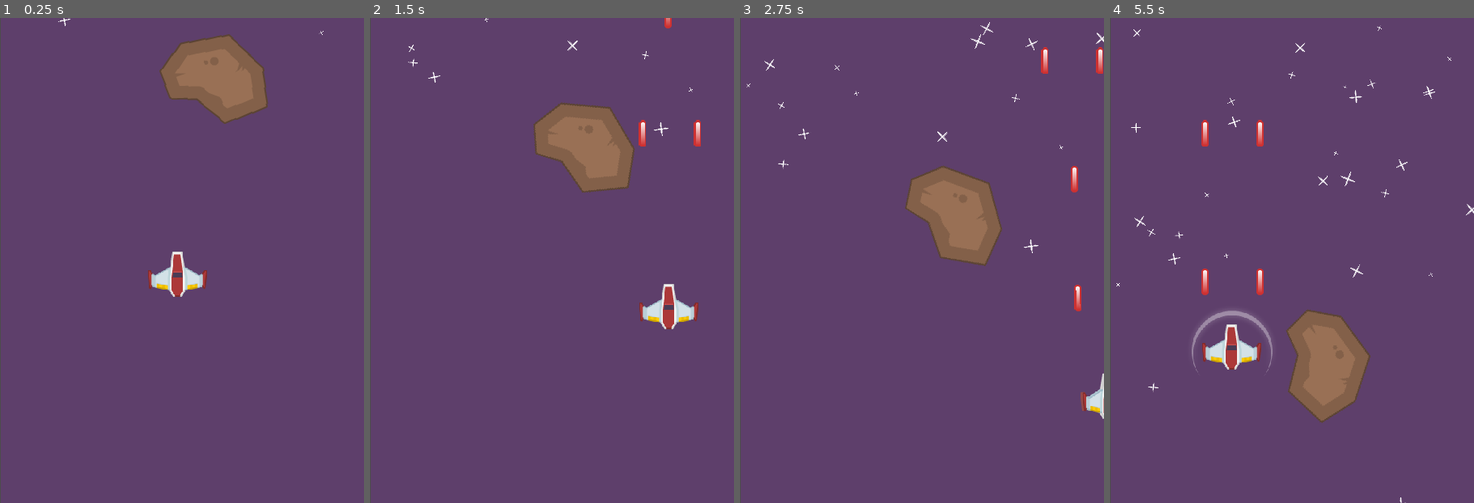
Above: before the commit, frames 1-4 (left to right).
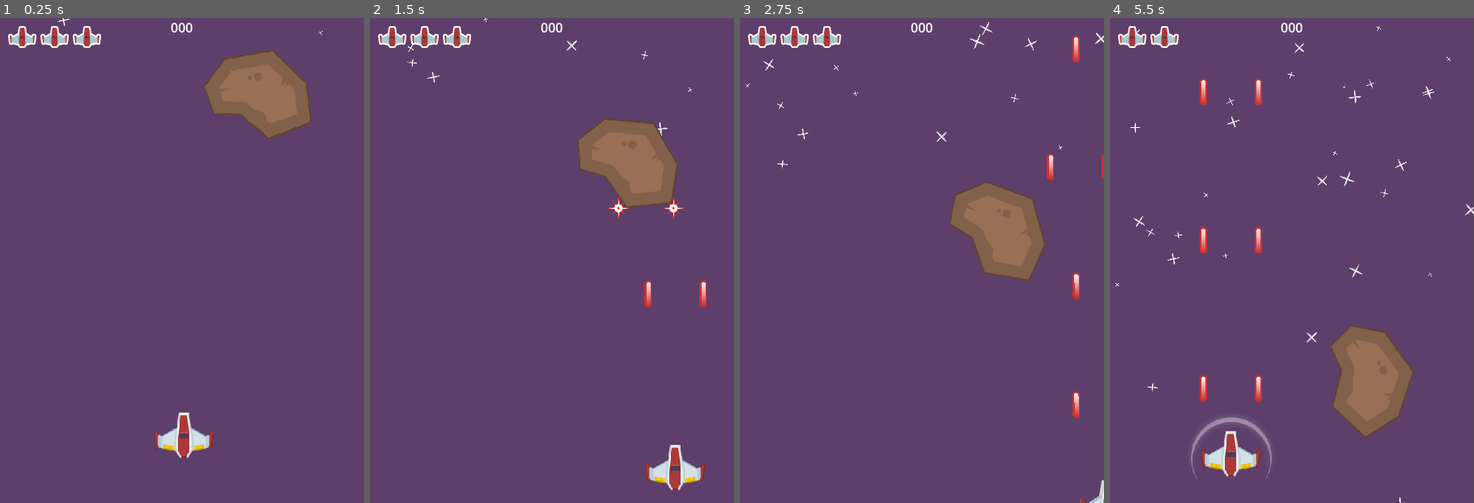
Above: after the commit, the same moments.

Repository: ivaylo-traykov/Yet-Another-Space-Shooter-course-
Game: Godot game, scene res://MainScenes/game.tscn
Two runs of this game, one before a commit and one after it. Both use one fixed random seed, a clock stepped at 60 frames per second and the inputs below.
Inputs:
- Up to frame 1 (0.25 s): no input
- Up to frame 2 (1.5 s): hold D (move_right) 0.53-1.28 s; hold Space (shoot) 0.53-1.28 s; hold S (move_down) from 1.28 s (still down); tap Space (shoot) at 1.35 s
- Up to frame 3 (2.75 s): release S (move_down) at 2.03 s; hold D (move_right) from 2.03 s (still down); hold Space (shoot) from 2.03 s (still down)
- Up to frame 4 (5.5 s): release D (move_right) at 2.78 s; release Space (shoot) at 2.78 s; hold W (move_up) 2.78-3.53 s; tap Space (shoot) at 2.85, 4.35 s; hold Space (shoot) 3.53-4.28 s; hold A (move_left) 3.53-5.03 s; hold S (move_down) from 5.03 s (still down); hold Space (shoot) from 5.03 s (still down)

The runs differ from the first frame. In frame 1, 6.8% of the frame differs, in the area x 0-100%, y 0-100%; in frame 2, 7.7%; in frame 3, 7.2%; in frame 4, 9.9%.

Commit message:
Add meteor destroy effect, HUD, autoload script, misc

Diff:
--- /dev/null
+++ b/Autoloads/Signals.gd
@@ -0,0 +1,3 @@
+extends Node
+
+signal on_player_life_change(life)
--- a/Bullets/Bullet.gd
+++ b/Bullets/Bullet.gd
@@ -1,7 +1,7 @@
 extends Area2D
 
 var speed : float = 800
-var bullet_effect_scene = preload("res://Bullets/bullet_effect.tscn")
+var bullet_effect_scene = preload("res://Bullets/BulletEffect.tscn")
 
 func _physics_process(delta):
 	position.y -= speed * delta
--- a/Bullets/Bullet.tscn
+++ b/Bullets/Bullet.tscn
@@ -15,11 +15,9 @@
 texture = ExtResource("2_m4u76")
 
 [node name="CollisionShape2D" type="CollisionShape2D" parent="."]
-visible = false
 shape = SubResource("CapsuleShape2D_a8am4")
 
 [node name="VisibleOnScreenNotifier2D" type="VisibleOnScreenNotifier2D" parent="."]
-visible = false
 position = Vector2(1.19209e-07, 0.500001)
 scale = Vector2(0.7, 1.95)
 
--- a/Bullets/bullet_effect.tscn
+++ b/Bullets/BulletEffect.tscn
@@ -1,12 +1,12 @@
 [gd_scene load_steps=3 format=3 uid="uid://ce31psw2ehxxb"]
 
-[ext_resource type="Script" path="res://Bullets/bullet_effect.gd" id="1_3eqt6"]
-[ext_resource type="Texture2D" uid="uid://brjnnqr470q4o" path="res://Assets/laserRedShot.png" id="1_53sw0"]
+[ext_resource type="Texture2D" uid="uid://brjnnqr470q4o" path="res://Assets/laserRedShot.png" id="1_7jydp"]
+[ext_resource type="Script" path="res://Bullets/BulletEffect.gd" id="2_10iwj"]
 
 [node name="BulletEffect" type="Sprite2D"]
 scale = Vector2(0.5, 0.5)
-texture = ExtResource("1_53sw0")
-script = ExtResource("1_3eqt6")
+texture = ExtResource("1_7jydp")
+script = ExtResource("2_10iwj")
 
 [node name="Timer" type="Timer" parent="."]
 wait_time = 0.05
--- /dev/null
+++ b/HUD/HUD.gd
@@ -0,0 +1,21 @@
+extends Control
+
+@onready var life_container = $LifeContainer
+var life_icon_scene = preload("res://HUD/life_icon.tscn")
+
+func _ready():
+	clear_lives()
+	add_lives(5)
+	Signals.connect("on_player_life_change", _on_player_life_change)
+
+func clear_lives():
+	for child in life_container.get_children():
+		child.queue_free()
+
+func add_lives(n):
+	clear_lives()
+	for i in range(n):
+		life_container.add_child(life_icon_scene.instantiate())
+
+func _on_player_life_change(life):
+	add_lives(life)
--- /dev/null
+++ b/HUD/HUD.tscn
@@ -0,0 +1,40 @@
+[gd_scene load_steps=3 format=3 uid="uid://fuiue6cdp4xj"]
+
+[ext_resource type="Script" path="res://HUD/HUD.gd" id="1_8isxa"]
+[ext_resource type="PackedScene" uid="uid://wyev2kwpcifj" path="res://HUD/life_icon.tscn" id="1_ftbp3"]
+
+[node name="HUD" type="Control"]
+layout_mode = 3
+anchors_preset = 15
+anchor_right = 1.0
+anchor_bottom = 1.0
+grow_horizontal = 2
+grow_vertical = 2
+script = ExtResource("1_8isxa")
+
+[node name="LifeContainer" type="HBoxContainer" parent="."]
+layout_mode = 1
+offset_left = 10.0
+offset_top = 10.0
+offset_right = 125.0
+offset_bottom = 37.0
+theme_override_constants/separation = 5
+
+[node name="LifeIcon" parent="LifeContainer" instance=ExtResource("1_ftbp3")]
+layout_mode = 2
+
+[node name="LifeIcon2" parent="LifeContainer" instance=ExtResource("1_ftbp3")]
+layout_mode = 2
+
+[node name="LifeIcon3" parent="LifeContainer" instance=ExtResource("1_ftbp3")]
+layout_mode = 2
+
+[node name="Score" type="Label" parent="."]
+layout_mode = 1
+anchors_preset = 10
+anchor_right = 1.0
+offset_bottom = 23.0
+grow_horizontal = 2
+text = "000
+"
+horizontal_alignment = 1
--- /dev/null
+++ b/HUD/life_icon.tscn
@@ -0,0 +1,13 @@
+[gd_scene load_steps=2 format=3 uid="uid://wyev2kwpcifj"]
+
+[ext_resource type="Texture2D" uid="uid://bkg8cd5ystymh" path="res://Assets/life.png" id="1_owy83"]
+
+[node name="LifeIcon" type="TextureRect"]
+anchors_preset = 15
+anchor_right = 1.0
+anchor_bottom = 1.0
+offset_right = -415.0
+offset_bottom = -573.0
+grow_horizontal = 2
+grow_vertical = 2
+texture = ExtResource("1_owy83")
--- a/MainScenes/game.tscn
+++ b/MainScenes/game.tscn
@@ -1,14 +1,15 @@
-[gd_scene load_steps=5 format=3 uid="uid://bxh6qbaigjisb"]
+[gd_scene load_steps=6 format=3 uid="uid://bxh6qbaigjisb"]
 
 [ext_resource type="PackedScene" uid="uid://wv5ckum87ipp" path="res://Player/Player.tscn" id="1_gnlfi"]
 [ext_resource type="Texture2D" uid="uid://cakrynf65l1un" path="res://Assets/backgroundColor.png" id="1_xetkt"]
 [ext_resource type="Texture2D" uid="uid://b337hf52nv4yk" path="res://Assets/starBig.png" id="2_oa3dt"]
 [ext_resource type="PackedScene" uid="uid://dpgv4cfwix2fe" path="res://Meteor/Meteor.tscn" id="3_gqn7b"]
+[ext_resource type="PackedScene" uid="uid://fuiue6cdp4xj" path="res://HUD/HUD.tscn" id="5_aknq6"]
 
-[node name="Game" type="Node2D"]
-position = Vector2(1, 0)
+[node name="Game" type="Node"]
 
 [node name="Background" type="Sprite2D" parent="."]
+z_index = -100
 scale = Vector2(2.993, 4)
 texture = ExtResource("1_xetkt")
 centered = false
@@ -28,8 +29,13 @@
 angle_max = 90.0
 scale_amount_min = 0.2
 
+[node name="CanvasLayer" type="CanvasLayer" parent="."]
+
+[node name="HUD" parent="CanvasLayer" instance=ExtResource("5_aknq6")]
+
 [node name="Player" parent="." instance=ExtResource("1_gnlfi")]
-position = Vector2(219, 318)
+z_index = 100
+position = Vector2(228, 517)
 
 [node name="Meteor" parent="." instance=ExtResource("3_gqn7b")]
-position = Vector2(264, 59)
+position = Vector2(319, 78)
--- a/Meteor/Meteor.gd
+++ b/Meteor/Meteor.gd
@@ -5,6 +5,8 @@
 @export var min_rotation_rate: float = -20
 @export var max_rotation_rate: float = 20
 @export var life: int = 20
+
+var effect_scene = preload("res://Meteor/MeteorEffect.tscn")
 
 var player_in_area = null
 var speed = 0
@@ -25,6 +27,9 @@
 func take_damage(amount):
 	life -= amount
 	if life <= 0:
+		var effect = effect_scene.instantiate()
+		effect.position = position
+		get_parent().add_child(effect)
 		queue_free()
 
 func _on_visible_on_screen_enabler_2d_screen_exited():
--- /dev/null
+++ b/Meteor/MeteorEffect.gd
@@ -0,0 +1,8 @@
+extends CPUParticles2D
+
+func _ready():
+	emitting = true
+
+func _process(delta):
+	if not emitting:
+		queue_free()
--- /dev/null
+++ b/Meteor/MeteorEffect.tscn
@@ -0,0 +1,28 @@
+[gd_scene load_steps=4 format=3 uid="uid://ckqawo3r0oind"]
+
+[ext_resource type="Texture2D" uid="uid://c27s5d2r6g43e" path="res://Assets/meteorSmall.png" id="1_fcpsw"]
+[ext_resource type="Script" path="res://Meteor/MeteorEffect.gd" id="2_htf7c"]
+
+[sub_resource type="Gradient" id="Gradient_6wtnx"]
+offsets = PackedFloat32Array(0, 0.649635, 1)
+colors = PackedColorArray(1, 1, 1, 1, 1, 1, 1, 1, 1, 1, 1, 0)
+
+[node name="MeteorEffect" type="CPUParticles2D"]
+emitting = false
+amount = 15
+one_shot = true
+explosiveness = 1.0
+texture = ExtResource("1_fcpsw")
+emission_shape = 1
+emission_sphere_radius = 40.0
+direction = Vector2(0, 0)
+spread = 180.0
+gravity = Vector2(0, 0)
+initial_velocity_min = 100.0
+initial_velocity_max = 140.0
+angular_velocity_min = -200.0
+angular_velocity_max = 200.0
+scale_amount_min = 0.5
+scale_amount_max = 0.8
+color_ramp = SubResource("Gradient_6wtnx")
+script = ExtResource("2_htf7c")
--- a/Player/Player.gd
+++ b/Player/Player.gd
@@ -16,6 +16,7 @@
 
 func _ready():
 	shield_sprite.visible = false
+	Signals.emit_signal("on_player_life_change", life)
 
 func _process(delta):
 	if vel.x > 0:
@@ -62,10 +63,9 @@
 	shield_timer.start(shield_cooldown)
 	shield_sprite.visible = true
 	life -= amount
-	print("Player life: %s" % life)
+	Signals.emit_signal("on_player_life_change", life)
 
 	if life <= 0:
-		print("PLAYER DIED")
 		queue_free()
 
 
--- a/project.godot
+++ b/project.godot
@@ -14,6 +14,10 @@
 run/main_scene="res://MainScenes/game.tscn"
 config/features=PackedStringArray("4.2", "Mobile")
 config/icon="res://icon.svg"
+
+[autoload]
+
+Signals="*res://Autoloads/Signals.gd"
 
 [display]
 
Renamed: Bullets/bullet_effect.gd -> Bullets/BulletEffect.gd
